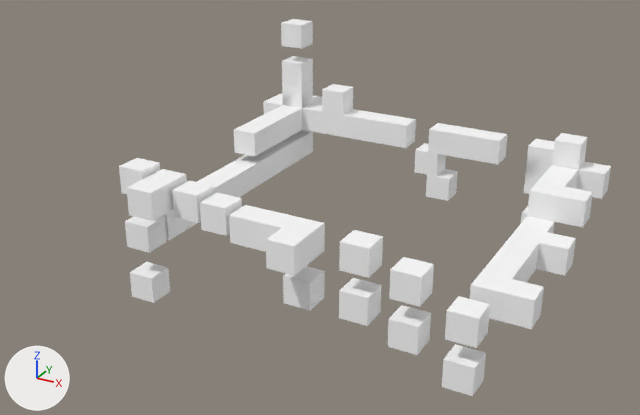
An edit to the FBX model Assets/fbx/world_05/lvl_501/territorio5_lvl1_DECO.fbx, drawn before and after from the same camera.
One viewpoint serves both versions: a 50 mm camera at (1.98, -4.17, 2.02) aimed at (-0.06, -0.45, 0.17). Lighting does not change. The marker at lower left points along +X, +Y and +Z. Where no turn or scale is listed for an object, it has been applied to the vertices. Vertices at the same position are counted once.

Before the edit, the objects in view are built like this:
```python
mat_territorio5_lvl1_deco = principled_material('territorio5_lvl1_DECO')
mat_territorio5_lvl1_deco.base_color = (1.0, 1.0, 1.0)  # white #ffffff
me_mesh = bpy.data.meshes.new('Mesh')
me_mesh.from_pydata(...)  # 790 vertices, 412 faces; spans x -1.15..1.15, y -1.81..1.02, z -0.58..0.63
me_mesh.materials.append(mat_territorio5_lvl1_deco)  # white #ffffff
ob_default = bpy.data.objects.new('Default', me_mesh)
ob_default.location = (0.0, 0.0, 0.184)
```
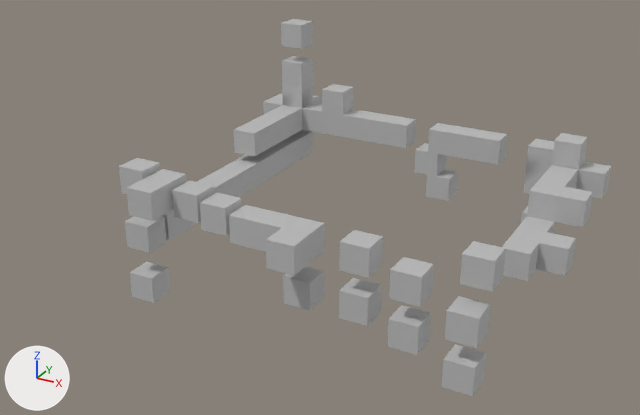
What differs and where, as boxes (x1, y1, x2, y2) in the pictures (640 x 415 px; the box of a moved part takes in the faces that stretch with it):
'Default', recoloured, reshaped (white to grey): (119, 19, 611, 396) in both
part 1 of me_mesh, moved or reshaped: before (470, 272, 512, 321); after (460, 241, 506, 292)
part 2 of me_mesh, deleted: before (500, 279, 544, 329)
part 3 of me_mesh, deleted: before (491, 248, 530, 283)
part 4 of me_mesh, deleted: before (482, 260, 521, 281)
part 5 of me_mesh, moved or reshaped: (272, 59, 554, 194) in both
part 6 of me_mesh, moved or reshaped: before (501, 216, 554, 265); after (502, 216, 554, 265)

The edits, one by one:
Material 'territorio5_lvl1_DECO' (mat_territorio5_lvl1_deco) changes colour from white #ffffff to grey #bcbcbc; in linear values from (1.0, 1.0, 1.0) to (0.5, 0.5, 0.5).
me_mesh is used by ob_default; location (0.0, 0.0, 0.184).
me_mesh had 790 vertices, 412 faces and spanned x -1.15..1.15, y -1.81..1.02, z -0.58..0.63.
me_mesh now has 520 vertices, 394 faces and spans x -1.15..1.15, y -1.05..1.02, z -0.58..0.63.
me_mesh part 1: the loose piece of 8 vertices spanning x 0.85..1.0, y -0.66..-0.52, z -0.28..-0.13 is moved by (0.0, -0.15, 0.23).
me_mesh part 2: the loose piece of 8 vertices spanning x 1.0..1.15, y -0.66..-0.52, z -0.28..-0.13 is deleted.
me_mesh part 3: the loose piece of 8 vertices spanning x 0.85..1.0, y -0.37..-0.22, z -0.28..-0.13 is deleted.
me_mesh part 4: the loose piece of 8 vertices spanning x 0.85..1.0, y -0.52..-0.37, z -0.28..-0.13 is deleted.
Part 5, on me_mesh:
88 vertices are removed from x -0.99..0.81, y 0.58..0.87, z -0.37..0.23.
45 faces are deleted.
45 new faces join them.
Part 6, on me_mesh:
8 vertices are removed from x 0.7..0.85, y -0.08..0.07, z -0.28..-0.13.
13 faces are deleted.
13 new faces join them.
